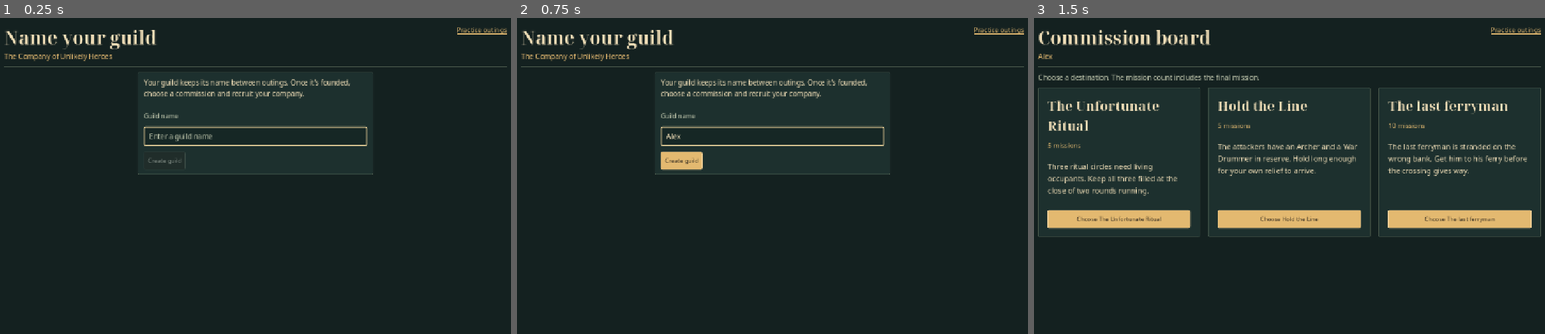
Above: before the commit, frames 1-3 (left to right).
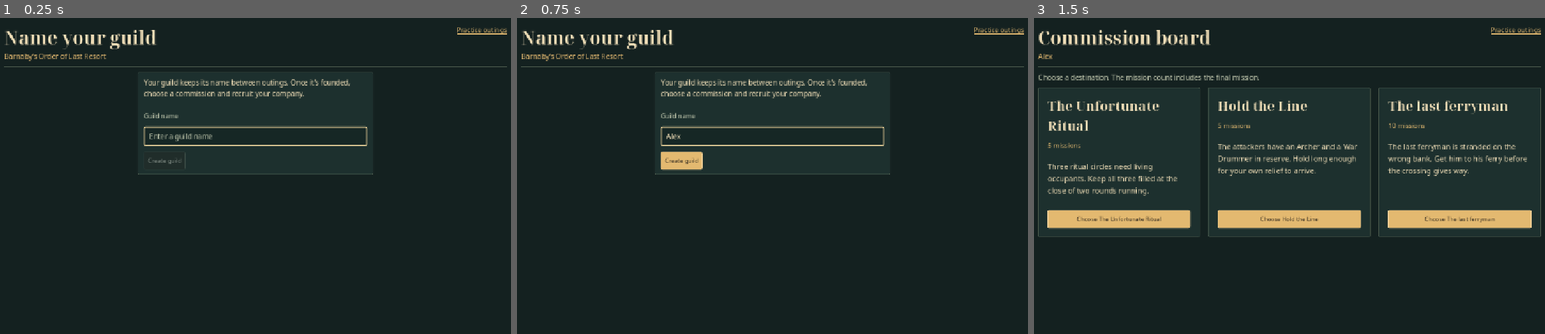
Above: after the commit, the same moments.

Repository: rjroy/mind-garage
Game: Godot game, scene res://main.tscn
The game is run twice, just before and just after one commit, with the same random seed, the same clock (stepped at 60 frames per second) and the same inputs.
Inputs (mouse positions are in pixels of both pictures, inside the frame that each line leads up to):
- Up to frame 1 (0.25 s): no input
- Up to frame 2 (0.75 s): click (772, 134) at 0.52 s; type "Alex" at 0.6 s
- Up to frame 3 (1.5 s): click "Create guild" at 1.25 s

The runs differ from the first frame. In frame 1, 0.2% of the frame differs, in the area x 0-22%, y 11-14%; in frame 2, 0.2%; in frame 3, nothing differs.

Commit message:
Rename the game to Barnaby's Order of Last Resort and add the ferryman art pilot
Preserve the guild save path and record the class modeling workflow. Include editable Knight and Healer rigs, sprite baking tools, and a standalone illustrated crossing with tile outlines.

Diff:
--- a/games/company-of-unlikely-heroes/main.gd
+++ b/games/company-of-unlikely-heroes/main.gd
@@ -285,7 +285,7 @@
 
 func _show_guild_creation(after_missing_profile := false) -> void:
 	var page := _page("guild_creation", 48)
-	_guild_masthead(page, "Name your guild", "The Company of Unlikely Heroes",
+	_guild_masthead(page, "Name your guild", ProjectSettings.get_setting("application/config/name"),
 		"PracticeOutings", "Practice outings", _open_practice_outings)
 	if after_missing_profile:
 		_wrapped_label(page, "The previous guild profile could not be found. Create a guild to choose another commission.", 16, RUST)
@@ -477,10 +477,10 @@
 
 func _build_practice_itinerary(page: VBoxContainer) -> void:
 	if _practice_from_guild:
-		_guild_masthead(page, "Practice outings", "The Company of Unlikely Heroes",
+		_guild_masthead(page, "Practice outings", ProjectSettings.get_setting("application/config/name"),
 			"BackToCommissions", "Back to guild", _open_commission_hub)
 	else:
-		_label(page, "The Company of Unlikely Heroes", 42, PAPER, true)
+		_label(page, ProjectSettings.get_setting("application/config/name"), 42, PAPER, true)
 	var itinerary := _row(page, 24)
 	var selection := _stack(itinerary, 4)
 	selection.custom_minimum_size.x = 294
@@ -875,7 +875,7 @@
 	var head := _row(parent, 16)
 	var titles := _stack(head, 4)
 	titles.size_flags_horizontal = Control.SIZE_EXPAND_FILL
-	_label(titles, "The Company of Unlikely Heroes", 30, PAPER, true)
+	_label(titles, ProjectSettings.get_setting("application/config/name"), 30, PAPER, true)
 	_status = _label(titles, "", 14, MUTED)
 	_status.name = "StatusText"
 	if not _fixed_mission.is_empty():
--- a/games/company-of-unlikely-heroes/project.godot
+++ b/games/company-of-unlikely-heroes/project.godot
@@ -2,7 +2,12 @@
 
 [application]
 
-config/name="The Company of Unlikely Heroes"
+config/name="Barnaby's Order of Last Resort"
+; Keep user:// at the original project path, including platform-specific casing.
+config/use_custom_user_dir=true
+config/custom_user_dir_name="godot/app_userdata/The Company of Unlikely Heroes"
+config/custom_user_dir_name.windows="Godot/app_userdata/The Company of Unlikely Heroes"
+config/custom_user_dir_name.macos="Godot/app_userdata/The Company of Unlikely Heroes"
 run/main_scene="res://main.tscn"
 config/features=PackedStringArray("4.7", "GL Compatibility")
 
--- a/games/company-of-unlikely-heroes/tests/commission_scene_test.gd
+++ b/games/company-of-unlikely-heroes/tests/commission_scene_test.gd
@@ -4,11 +4,18 @@
 # Use the existing bounded, forecast-driven battle player, but enter through the
 # normal commission flow and never use a player's profile.
 const GUILD_NAME := "The Test Company"
+const GAME_TITLE := "Barnaby's Order of Last Resort"
 const BOARD_SEED := 147258
 var profile_path := "user://commission_scene_%d_%d.json" % [OS.get_process_id(), Time.get_ticks_usec()]
 
 
 func _run() -> void:
+	_check(root.title == GAME_TITLE, "Window displays the game title")
+	if OS.get_name() in ["Linux", "FreeBSD", "NetBSD", "OpenBSD", "BSD", "Windows", "macOS"]:
+		var godot_dir := "Godot" if OS.get_name() in ["Windows", "macOS"] else "godot"
+		var legacy_suffix := "%s/app_userdata/The Company of Unlikely Heroes" % godot_dir
+		_check(OS.get_user_data_dir().replace("\\", "/").ends_with(legacy_suffix),
+			"User data remains at the original project path")
 	var container := SubViewportContainer.new()
 	container.size = VIEWPORT_SIZE
 	container.scale = Vector2(0.5, 0.5)
@@ -21,6 +28,7 @@
 		_check(false, "Fresh normal launch opens guild creation")
 		_cleanup()
 		return
+	_check(GAME_TITLE in _visible_text(), "Guild creation displays the game title")
 	var input := _node("GuildName") as LineEdit
 	_check(input != null and input.is_visible_in_tree(), "Guild name is editable")
 	if input == null:
@@ -31,6 +39,9 @@
 	await process_frame
 	await _press("CreateGuild")
 	_check(scene.current_screen() == "commissions", "Creating a guild opens commissions")
+	await _press("PracticeOutings")
+	_check(GAME_TITLE in _visible_text(), "Practice outings displays the game title")
+	await _press("BackToCommissions")
 	var store = load("res://guild_profile.gd")
 	var saved: Dictionary = store.load_profile(profile_path)
 	_check(saved.get("name") == GUILD_NAME, "Creation persists the entered name")
Not shown, added: .agents/skills/model-a-class/SKILL.md
Not shown, changed: .beads/interactions.jsonl
Not shown, changed: .beads/issues.jsonl
Not shown, added: .lore/work/games/company-of-unlikely-heroes/art/direction.md
Not shown, added: .lore/work/games/company-of-unlikely-heroes/art/models/healer/healer-blockout.blend
Not shown, added: .lore/work/games/company-of-unlikely-heroes/art/models/healer/make_review_previews.sh
Not shown, added: .lore/work/games/company-of-unlikely-heroes/art/models/knight/knight-guard-blockout.blend
Not shown, added: .lore/work/games/company-of-unlikely-heroes/art/models/knight/make_review_sheet.sh
Not shown, added: .lore/work/games/company-of-unlikely-heroes/art/pilots/ferryman-crossing/REVIEW.md
Not shown, added: .lore/work/games/company-of-unlikely-heroes/art/pilots/ferryman-crossing/assets/.gdignore
Not shown, added: .lore/work/games/company-of-unlikely-heroes/art/pilots/ferryman-crossing/authoring/layout-guide.md
Not shown, added: .lore/work/games/company-of-unlikely-heroes/art/pilots/ferryman-crossing/capture.sh
(and 1 more such lines)
